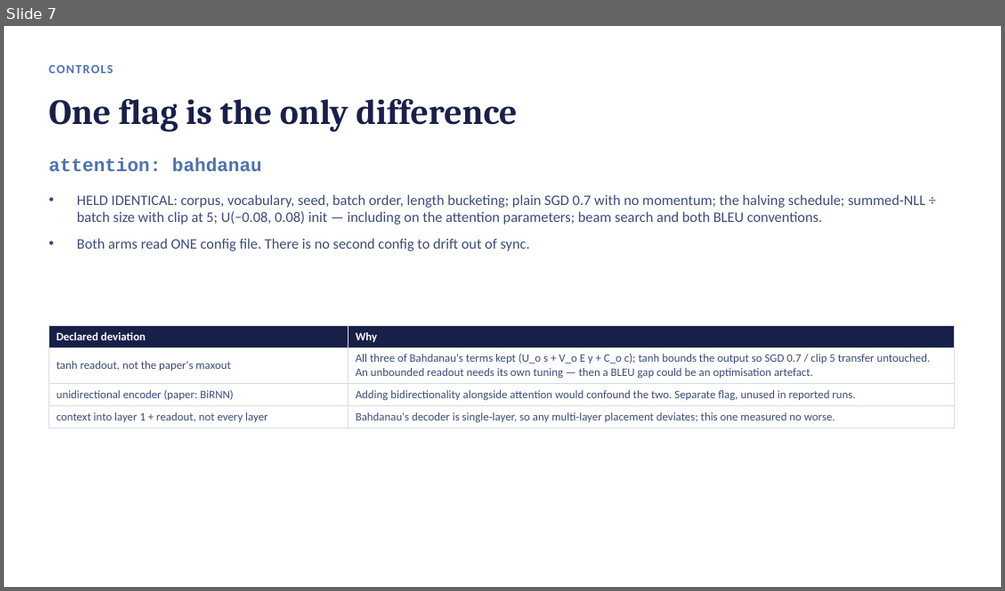
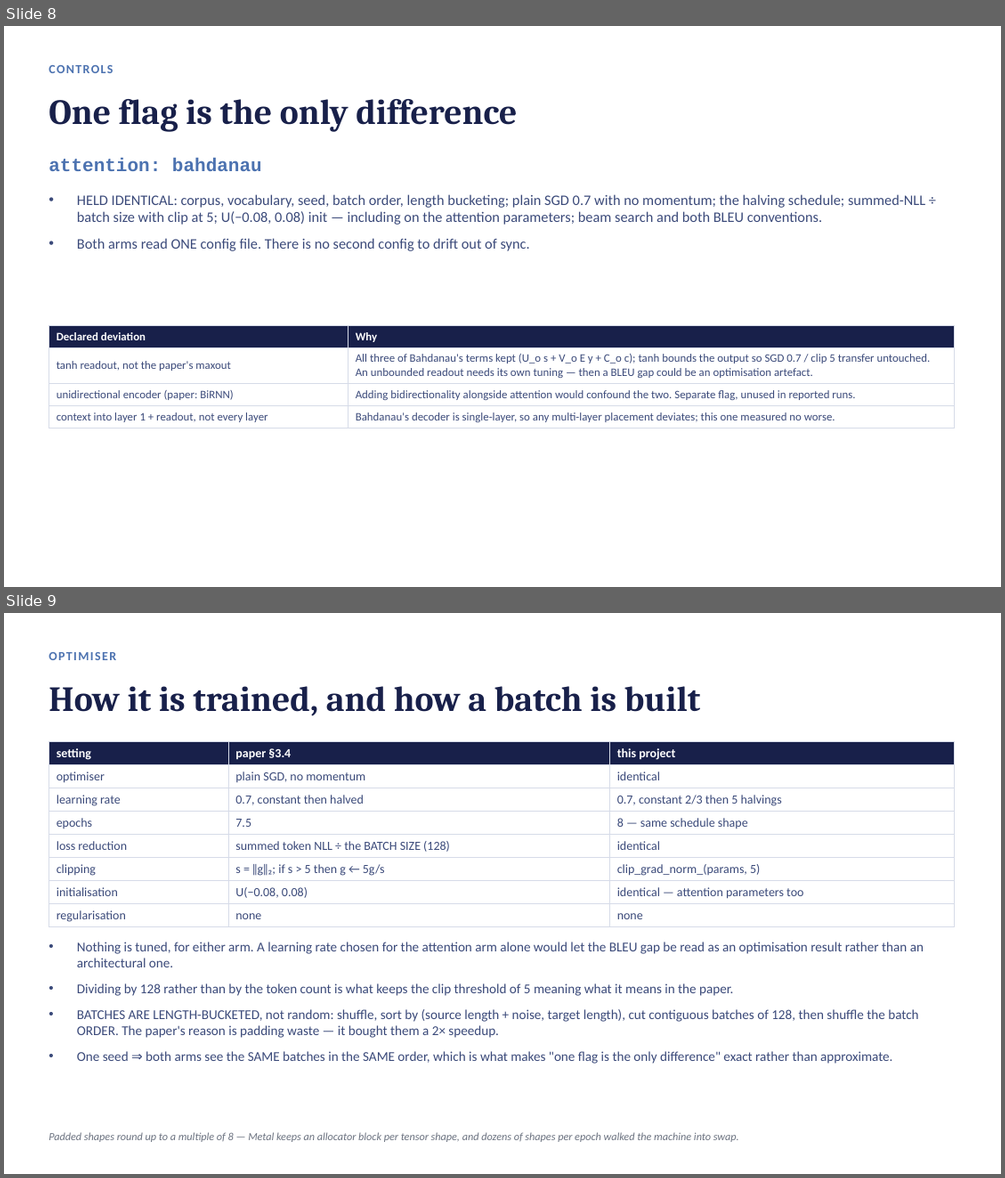
Before and after one commit to RubenS183/seq2seq-ee5180, a slide deck: slides/EE5180_endterm_slides.pptx. Shown one above the other, each under a label of ours: slide 7 before the commit, slides 8 and 9 after it. The pictures are 1005x591 and 1005x1178 pixels, drawn with LibreOffice and Linux fonts; fonts in the diff are those of the drawing. Boxes give left, top, right and bottom in pixels: in the first picture for what was removed or moved away, otherwise in the second. Text is boxed around its words. In the diff, an @@ line names an element or a change of style, - is before the commit and + after.

```diff
--- a/slides/EE5180_endterm_slides.pptx
+++ b/slides/EE5180_endterm_slides.pptx
@@ slide 9 added at (4, 613, 1001, 1174), background #FFFFFF @@
@@ text added at (48, 644, 954, 666), 12 pt, text #4C72B0, bold @@
+OPTIMISER
@@ text added at (48, 686, 701, 716), 34 pt, text #18204A, bold @@
+How it is trained, and how a batch is built
@@ table added at (48, 742, 954, 925), 8 rows, 3 columns @@
+setting | paper §3.4 | this project
+optimiser | plain SGD, no momentum | identical
+learning rate | 0.7, constant then halved | 0.7, constant 2/3 then 5 halvings
+epochs | 7.5 | 8 — same schedule shape
+loss reduction | summed token NLL ÷ the BATCH SIZE (128) | identical
+clipping | s = ‖g‖₂; if s > 5 then g ← 5g/s | clip_grad_norm_(params, 5)
+initialisation | U(−0.08, 0.08) | identical — attention parameters too
+regularisation | none | none
@@ text added at (77, 941, 923, 1063), 13 pt, text #3B4A7A @@
+• Nothing is tuned, for either arm. A learning rate chosen for the attention arm alone would let the BLEU gap be read as an optimisation result rather than an architectural one.
+• Dividing by 128 rather than by the token count is what keeps the clip threshold of 5 meaning what it means in the paper.
+• BATCHES ARE LENGTH-BUCKETED, not random: shuffle, sort by (source length + noise, target length), cut contiguous batches of 128, then shuffle the batch ORDER. The paper's reason is padding waste — it bought them a 2× speedup.
+• One seed ⇒ both arms see the SAME batches in the SAME order, which is what makes "one flag is the only difference" exact rather than approximate.
@@ text added at (48, 1132, 739, 1142), 10.5 pt, text #6B7280, italic @@
+Padded shapes round up to a multiple of 8 — Metal keeps an allocator block per tensor shape, and dozens of shapes per epoch walked the machine into swap.
@@ what was slide 7 is now slide 8 @@
```
Also in this commit, not shown: 1 slide changed, 5 other slides added, 34 other files.
